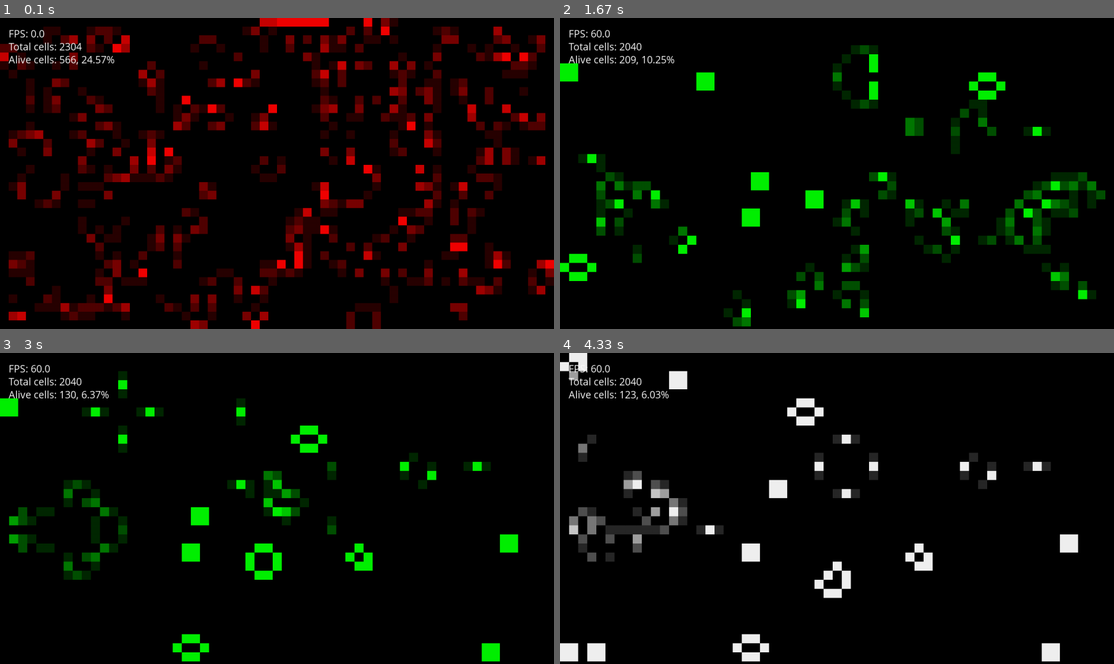
Above: before the commit, frames 1-4 (two rows, left to right).
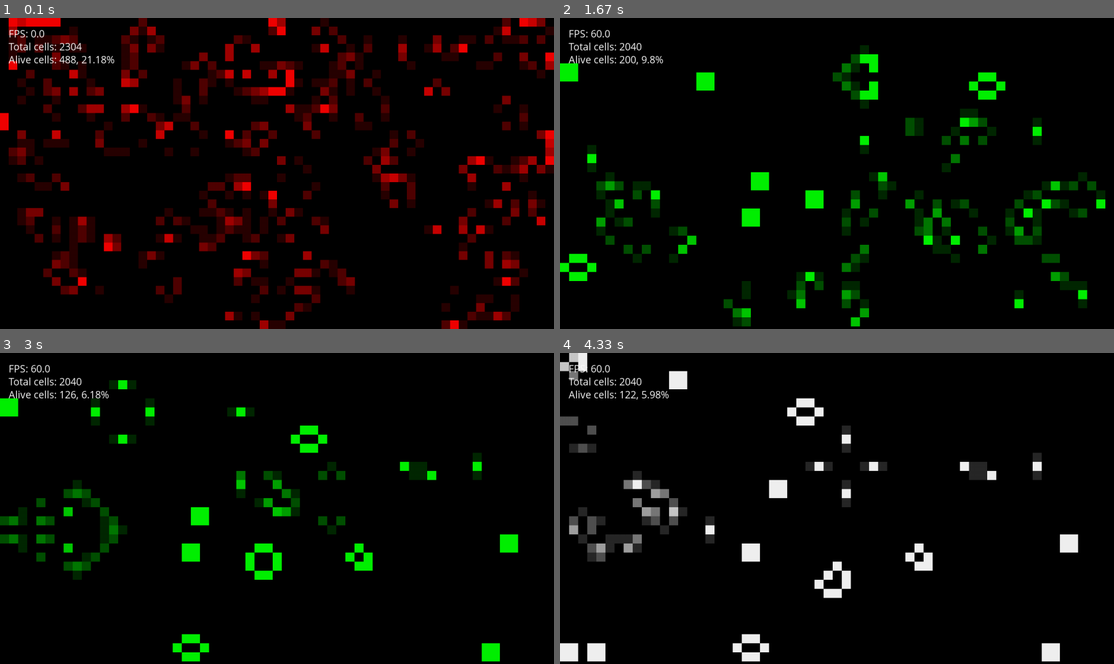
Above: after the commit, the same moments.

Repository: DavideTonin99/pygameoflife
Game: pygame game, started from main.py
Two runs of this game, one before a commit and one after it. Both use one fixed random seed, a clock stepped at 60 frames per second and the inputs below.
Inputs:
- Up to frame 1 (0.1 s): no input
- Up to frame 2 (1.67 s): tap one key every 0.33 s from 0.33 s: Enter C G +
- Up to frame 3 (3 s): tap B at 1.67 s; tap W at 2, 2.4, 2.7, 2.9 s; tap G at 2.98 s
- Up to frame 4 (4.33 s): tap W at 3.23, 3.53, 3.73, 4.03, 4.3 s; tap B at 3.32 s

The runs differ from the first frame. In frame 1, 40% of the frame differs, in the area x 0-100%, y 0-100%; in frame 2, 11%; in frame 3, 5.7%; in frame 4, 4.3%.

Commit message:
Fixed some bugs

Diff:
--- a/main.py
+++ b/main.py
@@ -1,16 +1,19 @@
 """
 Simulation of Game of Life with pygame
 """
-import pygame
+import pygame, random, threading
 from pygame.locals import *
 import numpy as np
 
 __author__ = "Davide Tonin"
 
-game_ended = False; game_stop = False; FPS = 60; CELL_SIZE = 20
+game_ended = False
+game_stop = False
+board_changed = False
+CELL_SIZE = 20
+FPS = 60
 total_cells, alive_cells = 0, 0
 game_board = None
-board_changed = False; stop_transition = False
 color = "red"
 
 
@@ -22,7 +25,7 @@
 
 def game_board_transition():
     """Parse the game board, count neighbours and do the transition to the next step"""
-    global game_board, game_ended, alive_cells
+    global game_board, alive_cells
     previous_game_board = np.copy(game_board)
     alive_cells = 0
     for row in range(game_board.shape[0]):
@@ -30,68 +33,78 @@
             alive_neighbours = 0
             # control of  the above row
             if row > 0:
-                if column > 0 and previous_game_board[row-1][column-1] > 0: alive_neighbours += 1
-                if previous_game_board[row-1][column] > 0: alive_neighbours += 1
+                if column > 0 and previous_game_board[row-1][column-1] > 0:
+                    alive_neighbours += 1
+                if previous_game_board[row-1][column] > 0:
+                    alive_neighbours += 1
 
                 try:
-                    if previous_game_board[row-1][column+1] > 0: alive_neighbours += 1
+                    if previous_game_board[row-1][column+1] > 0:
+                        alive_neighbours += 1
                 except IndexError: pass
 
             # control of the right neighbours
             try:
-                if previous_game_board[row][column+1] > 0: alive_neighbours += 1
+                if previous_game_board[row][column+1] > 0:
+                    alive_neighbours += 1
             except IndexError: pass
 
             # control of the below row
             try:
-                if previous_game_board[row+1][column+1] > 0: alive_neighbours += 1
+                if previous_game_board[row+1][column+1] > 0:
+                    alive_neighbours += 1
             except IndexError: pass
 
             try:
-                if previous_game_board[row+1][column] > 0: alive_neighbours += 1
+                if previous_game_board[row+1][column] > 0:
+                    alive_neighbours += 1
             except IndexError: pass
 
             if column > 0:
                 try:
-                    if previous_game_board[row+1][column-1] > 0: alive_neighbours += 1
+                    if previous_game_board[row+1][column-1] > 0:
+                        alive_neighbours += 1
                 except IndexError: pass
 
                 # control of the left neighbours
                 try:
-                    if previous_game_board[row][column-1] > 0: alive_neighbours += 1
+                    if previous_game_board[row][column-1] > 0:
+                        alive_neighbours += 1
                 except IndexError: pass
 
             if game_board[row][column] > 0:
                 if alive_neighbours == 2 or alive_neighbours == 3:
-                    if game_board[row][column] < 6: game_board[row][column] += 1
+                    if game_board[row][column] < 6:
+                        game_board[row][column] += 1
+
                 else: game_board[row][column] = 0
             else:
-                if alive_neighbours == 3: game_board[row][column] = 1
+                if alive_neighbours == 3:
+                    game_board[row][column] = 1
 
-            if game_board[row][column] > 0: alive_cells += 1
+            if game_board[row][column] > 0:
+                alive_cells += 1
 
 
 def resize_board(action):
     """ Resize the game board """
     global game_board, CELL_SIZE
-    if action == "+": CELL_SIZE += 1
-    else: CELL_SIZE -= 1
+    CELL_SIZE += 1 if action == "+" else -1
 
     new_game_board = np.zeros((HEIGHT//CELL_SIZE, WIDTH//CELL_SIZE), dtype=int)
 
-    for row in range(game_board.shape[0]):
-        for column in range(game_board[row].shape[0]):
+    for row in range(new_game_board.shape[0]):
+        for column in range(new_game_board[row].shape[0]):
             try: new_game_board[row][column] = game_board[row][column]
-            except: pass
+            except: new_game_board[row][column] = random.randint(0, 1)
 
     game_board = np.copy(new_game_board)
-
 
 
 def draw_game_board():
     """Draw the game board"""
     global game_window, game_board, color
-
+    draw_array = []
     for row in range(game_board.shape[0]):
         for column in range(game_board[row].shape[0]):
             if game_board[row][column] > 0:
@@ -107,14 +120,15 @@
     pygame.init()
 
     GAME_RESOLUTION = WIDTH, HEIGHT = pygame.display.Info().current_w, pygame.display.Info().current_h
-    game_window = pygame.display.set_mode(GAME_RESOLUTION, FULLSCREEN|HWSURFACE|DOUBLEBUF)
+    game_window = pygame.display.set_mode(GAME_RESOLUTION, FULLSCREEN|HWSURFACE|DOUBLEBUF|HWACCEL)
     pygame.display.set_caption("PyGameOfLife, "+__author__)
     clock = pygame.time.Clock()
 
     pygame.font.init()
     text_settings = pygame.font.SysFont("Open Sans", 25)
 
-    init_board(); stop_transition = True
+    init_board()
+    stop_transition = True
 
     while not game_ended:
         # Event handler
@@ -122,22 +136,24 @@
             if event.type == pygame.QUIT: game_ended = True
             if event.type == KEYDOWN:
                 if event.key == K_ESCAPE or event.key == K_F4: game_ended = True
-                if event.key == K_RETURN:                      init_board(); board_changed = True; stop_transition = True
+                if event.key == K_RETURN:                      init_board(); game_stop = False; board_changed = True
                 if event.key == K_SPACE:                       game_stop = not game_stop
-                if event.key == K_r:                           color = "red"; board_changed = True; stop_transition = True
-                if event.key == K_g:                           color = "green"; board_changed = True; stop_transition = True
-                if event.key == K_b:                           color = "blue"; board_changed = True; stop_transition = True
-                if event.key == K_c:                           color = "cyan"; board_changed = True; stop_transition = True
-                if event.key == K_w:                           color = "white"; board_changed = True; stop_transition = True
-                if event.key == K_p or event.key == K_PLUS:    resize_board("+"); board_changed = True
-                if event.key == K_m or event.key == K_MINUS:   resize_board("-"); board_changed = True
+                if event.key == K_r:                           color = "red"; board_changed = True
+                if event.key == K_g:                           color = "green"; board_changed = True
+                if event.key == K_b:                           color = "blue"; board_changed = True
+                if event.key == K_c:                           color = "cyan"; board_changed = True
+                if event.key == K_w:                           color = "white"; board_changed = True
+                if event.key == K_p or event.key == K_PLUS:    resize_board("+"); game_stop = False; board_changed = True
+                if event.key == K_m or event.key == K_MINUS:   resize_board("-"); game_stop = False; board_changed = True
 
         if not game_stop or board_changed == True:
             pygame.Surface.fill(game_window, (0, 0, 0))
 
+            if board_changed:
+                board_changed = not board_changed
+            else:
+                game_board_transition()
 
-            if not stop_transition: game_board_transition()
-            else: stop_transition = not stop_transition
             draw_game_board()
 
             total_cells = (WIDTH // CELL_SIZE) * (HEIGHT // CELL_SIZE)
@@ -146,7 +162,6 @@
             game_window.blit(text_settings.render("Total cells: "+str(total_cells), True, (255, 255, 255)), (20, 50))
             game_window.blit(text_settings.render("Alive cells: " + str(alive_cells)+", "+str(round(alive_cells*100/total_cells, 2))+"%", True,(255, 255, 255)), (20, 80))
 
-            if board_changed: board_changed = not board_changed
             pygame.display.flip()
             clock.tick(FPS)
 
